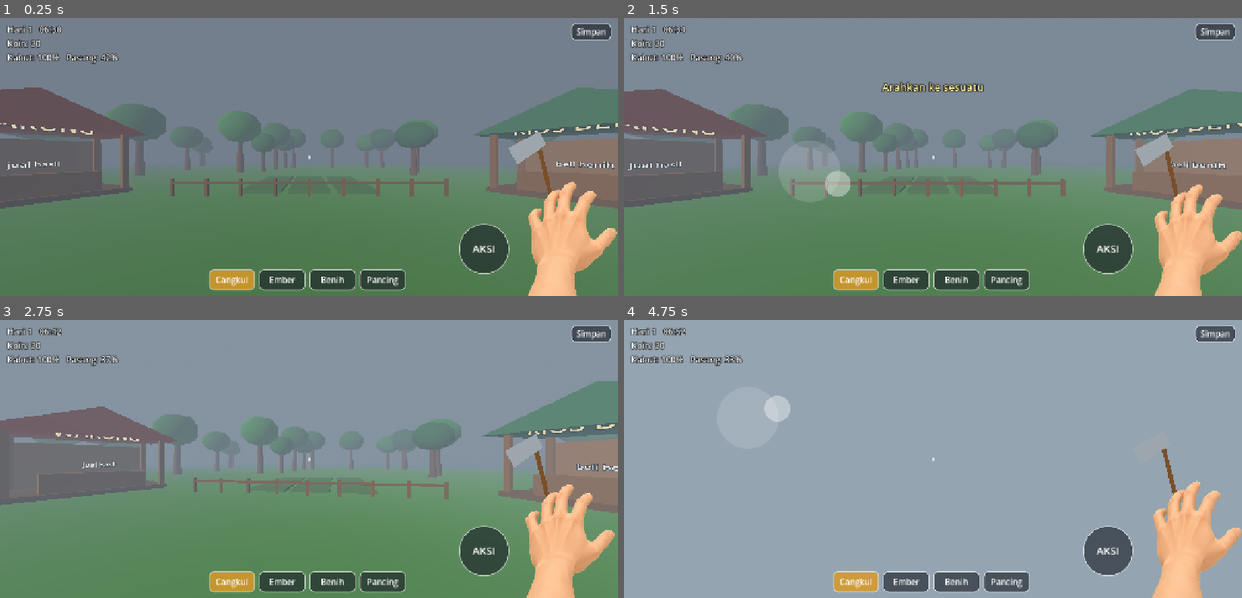
Above: before the commit, frames 1-4 (two rows, left to right).
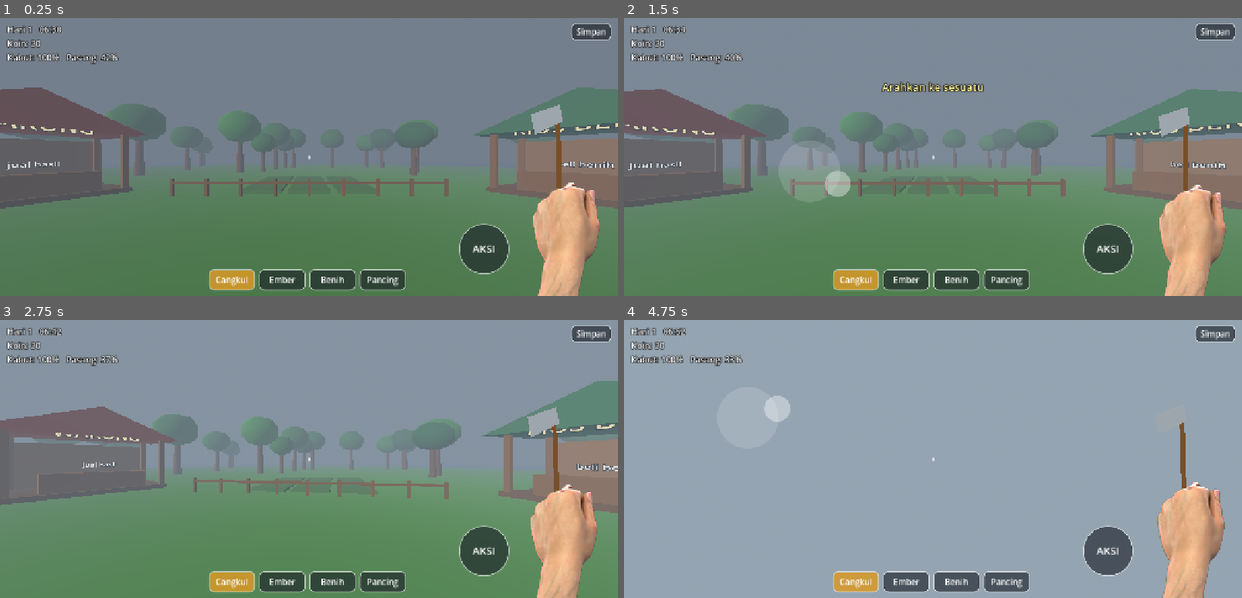
Above: after the commit, the same moments.

Repository: hadydaw/The-Creator-Of-Nusantara-
Game: Godot game, scene res://scenes/main.tscn
Two runs of this game, one before a commit and one after it. Both use one fixed random seed, a clock stepped at 60 frames per second and the inputs below.
Inputs (mouse positions are in pixels of both pictures, inside the frame that each line leads up to):
- Up to frame 1 (0.25 s): no input
- Up to frame 2 (1.5 s): move the mouse to (1068, 143) at 0.52 s; hold E (do_action) 0.53-1.25 s; click (1068, 143) at 0.67 s; drag from (809, 170) to (902, 212) at 1.27 s
- Up to frame 3 (2.75 s): move the mouse to (370, 397) at 2.02 s; tap Left (lk_l) at 2.1 s; click (370, 397) at 2.17 s
- Up to frame 4 (4.75 s): drag from (902, 514) to (747, 417) at 2.77 s; move the mouse to (1118, 500) at 3.52 s; tap Up (lk_u) at 3.6 s; click (1118, 500) at 3.67 s; drag from (747, 417) to (840, 389) at 4.27 s

The runs differ from the first frame. In frame 1, 3.4% of the frame differs, in the area x 82-100%, y 31-100%; in frame 2, 3.4%; in frame 3, 3.3%; in frame 4, 2.8%.

Commit message:
Tambah pose tangan menggenggam dan mencubit (CGI)
Co-Authored-By: Claude Sonnet 5.5 <noreply@anthropic.com>
Claude-Session: https://claude.ai/code/session_011EntzXYvhEnfBaL1brEKac

Diff:
--- a/scripts/hand.gd
+++ b/scripts/hand.gd
@@ -17,23 +17,44 @@
 var _sway: Vector2 = Vector2.ZERO
 var _tw: Tween
 var _tex: TextureRect
+var _poses: Dictionary = {}
+var _pose: String = "open"
 
 
 func _ready() -> void:
 	size = Vector2(W, H)
 	pivot_offset = Vector2(W * 0.5, H)
 	mouse_filter = Control.MOUSE_FILTER_IGNORE
+	_poses = {
+		"open": load("res://assets/hand_idle.png"),
+		"grip": load("res://assets/hand_grip.png"),
+		"pinch": load("res://assets/hand_pinch.png"),
+	}
 	_tex = TextureRect.new()
-	_tex.texture = load("res://assets/hand_idle.png")
 	_tex.expand_mode = TextureRect.EXPAND_IGNORE_SIZE
 	_tex.stretch_mode = TextureRect.STRETCH_SCALE
-	_tex.size = Vector2(W, H)
 	_tex.mouse_filter = Control.MOUSE_FILTER_IGNORE
 	add_child(_tex)
+	_show_pose(_pose_for_tool())
+
+
+func _pose_for_tool() -> String:
+	return "pinch" if tool_id == 2 else "grip"
+
+
+func _show_pose(name: String) -> void:
+	_pose = name
+	var t: Texture2D = _poses[name]
+	_tex.texture = t
+	var w := H * float(t.get_width()) / float(t.get_height())
+	_tex.size = Vector2(w, H)
+	_tex.position = Vector2((W - w) * 0.5, 0.0)
 
 
 func set_tool(i: int) -> void:
 	tool_id = i
+	if _tex:
+		_show_pose(_pose_for_tool())
 	queue_redraw()
 
 
@@ -77,8 +98,10 @@
 			_tween_to(0.38, Vector2(-24, -36), 1.04, 0.12, Tween.EASE_IN)
 			_tween_to(0.0, Vector2(0, 8), 1.0, 0.3)
 		"reach":
+			_show_pose("open")
 			_tween_to(-0.05, Vector2(0, -36), 1.13, 0.12)
 			_tween_to(0.0, Vector2.ZERO, 1.0, 0.2)
+			_tw.tween_callback(func() -> void: _show_pose(_pose_for_tool()))
 		"bite":
 			for i in 3:
 				_tween_to(0.08, Vector2(0, 10), 1.0, 0.05)
@@ -96,23 +119,22 @@
 	# Alat digambar di belakang tangan (jari menutupi gagang).
 	var wood := Color(0.47, 0.31, 0.16)
 	var steel := Color(0.62, 0.65, 0.68)
+	var cx := W * 0.5
 	match tool_id:
 		0:
-			draw_line(Vector2(W * 0.6, H * 0.62), Vector2(W * 0.3, -H * 0.2), wood, 9.0)
+			draw_line(Vector2(cx, H * 0.5), Vector2(cx - 8, -H * 0.38), wood, 10.0)
 			draw_colored_polygon(PackedVector2Array([
-				Vector2(W * 0.02, -H * 0.2), Vector2(W * 0.3, -H * 0.3),
-				Vector2(W * 0.36, -H * 0.22), Vector2(W * 0.1, -H * 0.1)]), steel)
+				Vector2(cx - 64, -H * 0.4), Vector2(cx - 4, -H * 0.46),
+				Vector2(cx + 2, -H * 0.36), Vector2(cx - 56, -H * 0.28)]), steel)
 		1:
 			var c := Color(0.35, 0.55, 0.75)
 			draw_colored_polygon(PackedVector2Array([
-				Vector2(W * 0.18, H * 0.1), Vector2(W * 0.78, H * 0.1),
-				Vector2(W * 0.68, H * 0.42), Vector2(W * 0.28, H * 0.42)]), c)
-			draw_arc(Vector2(W * 0.48, H * 0.1), W * 0.26, PI, TAU, 16, Color(0.25, 0.25, 0.28), 4.0)
+				Vector2(cx - 58, -H * 0.3), Vector2(cx + 58, -H * 0.3),
+				Vector2(cx + 44, H * 0.04), Vector2(cx - 44, H * 0.04)]), c)
+			draw_arc(Vector2(cx, -H * 0.3), 58.0, PI, TAU, 16, Color(0.25, 0.25, 0.28), 4.0)
 		2:
-			draw_colored_polygon(PackedVector2Array([
-				Vector2(W * 0.2, H * 0.12), Vector2(W * 0.75, H * 0.12),
-				Vector2(W * 0.85, H * 0.45), Vector2(W * 0.1, H * 0.45)]), Color(0.75, 0.6, 0.38))
-			draw_line(Vector2(W * 0.2, H * 0.12), Vector2(W * 0.75, H * 0.12), Color(0.5, 0.36, 0.2), 6.0)
+			for off in [Vector2(-34, -6), Vector2(-26, -12), Vector2(-40, -14)]:
+				draw_circle(Vector2(cx, 0) + off, 4.0, Color(0.78, 0.62, 0.3))
 		3:
-			draw_line(Vector2(W * 0.55, H * 0.7), Vector2(W * 1.05, -H * 0.55), wood, 6.0)
-			draw_line(Vector2(W * 1.05, -H * 0.55), Vector2(W * 1.0, -H * 0.2), Color(0.9, 0.9, 0.9, 0.8), 1.5)
+			draw_line(Vector2(cx, H * 0.5), Vector2(cx + 150, -H * 0.62), wood, 6.0)
+			draw_line(Vector2(cx + 150, -H * 0.62), Vector2(cx + 146, -H * 0.25), Color(0.9, 0.9, 0.9, 0.8), 1.5)
--- a/scripts/main.gd
+++ b/scripts/main.gd
@@ -505,6 +505,7 @@
 	hud.set_tool(2)
 	do_action()
 	await get_tree().create_timer(0.4).timeout
+	await _shot(out_dir + "/02b_tanam.png")
 	var s2: bool = plots[0].state == 2 and int(Game.seeds["padi"]) == 2
 	check.call("tanam padi (benih 3 -> 2)", s2)
 	if not s2: fails += 1
Binary file added: assets/hand_grip.png
Binary file added: assets/hand_pinch.png
